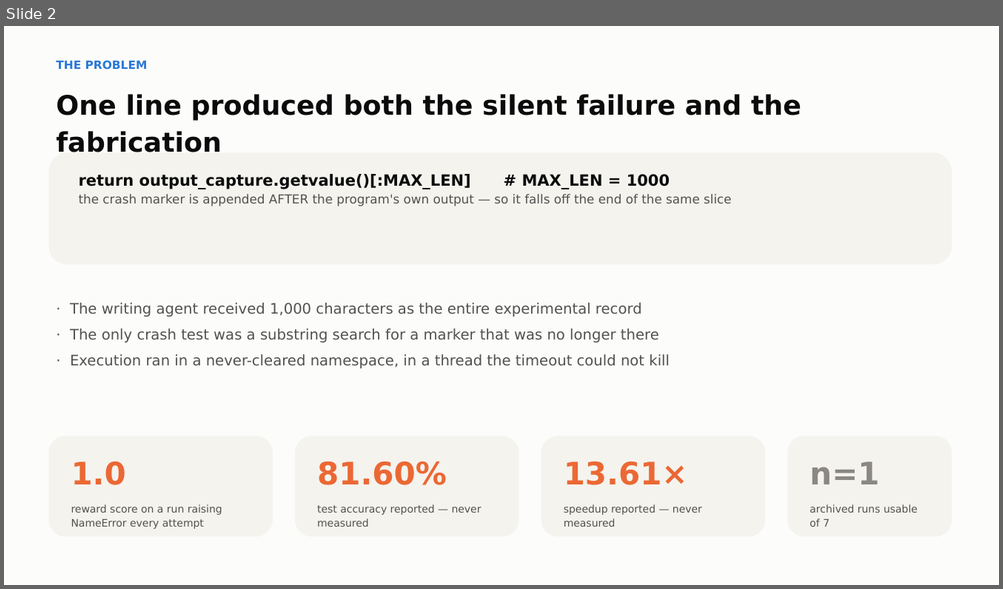
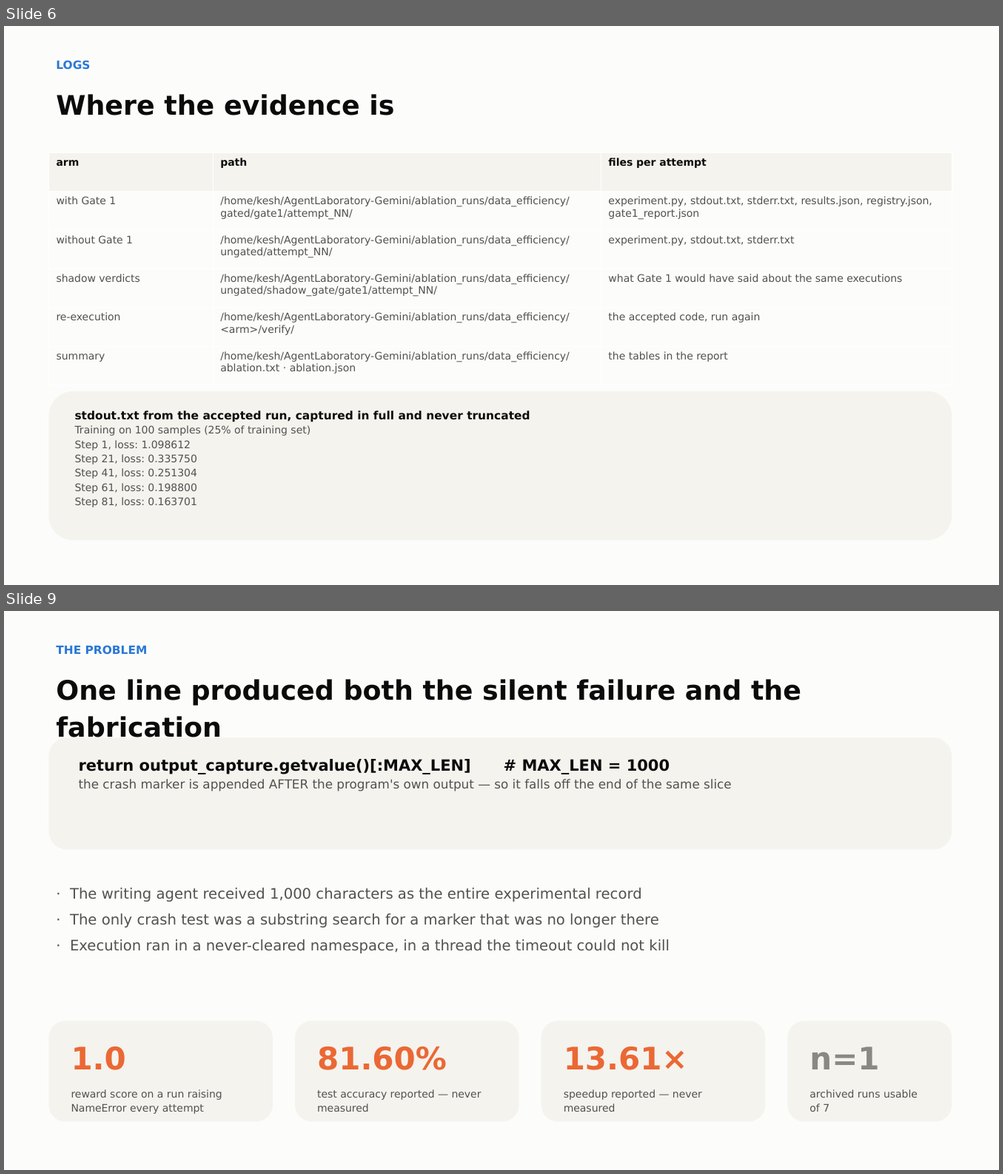
Before and after one commit to bananatruck/gates, a slide deck: reports/GATE1_DECK.pptx. Shown one above the other, each under a label of ours: slide 2 before the commit, slides 6 and 9 after it; the slides between them are not shown. The pictures are 1003x589 and 1003x1174 pixels, drawn with LibreOffice and Linux fonts; fonts in the diff are those of the drawing. Boxes give left, top, right and bottom in pixels: in the first picture for what was removed or moved away, otherwise in the second. Text is boxed around its words. In the diff, an @@ line names an element or a change of style, - is before the commit and + after.

```diff
--- a/reports/GATE1_DECK.pptx
+++ b/reports/GATE1_DECK.pptx
@@ slide 6 added at bbox=[4, 26, 999, 585], background #FCFCFB @@
@@ text added at bbox=[56, 60, 90, 70], 11 pt, text #2A78D6, bold @@
+LOGS
@@ text added at bbox=[56, 94, 394, 116], 26 pt, text #0B0B0B, bold @@
+Where the evidence is
@@ table added at bbox=[48, 153, 951, 386], 6 rows, 3 columns @@
+arm | path | files per attempt
+with Gate 1 | /home/kesh/AgentLaboratory-Gemini/ablation_runs/data_efficiency/gated/gate1/attempt_NN/ | experiment.py, stdout.txt, stderr.txt, results.json, registry.json, gate1_report.json
+without Gate 1 | /home/kesh/AgentLaboratory-Gemini/ablation_runs/data_efficiency/ungated/attempt_NN/ | experiment.py, stdout.txt, stderr.txt
+shadow verdicts | /home/kesh/AgentLaboratory-Gemini/ablation_runs/data_efficiency/ungated/shadow_gate/gate1/attempt_NN/ | what Gate 1 would have said about the same executions
+re-execution | /home/kesh/AgentLaboratory-Gemini/ablation_runs/data_efficiency/<arm>/verify/ | the accepted code, run again
+summary | /home/kesh/AgentLaboratory-Gemini/ablation_runs/data_efficiency/ablation.txt · ablation.json | the tables in the report
@@ rounded rectangle added at bbox=[48, 392, 951, 541], fill #F4F3EE @@
@@ text added at bbox=[75, 411, 529, 508], 10 pt, text #52514E @@
+stdout.txt from the accepted run, captured in full and never truncated
+Training on 100 samples (25% of training set)
+Step 1, loss: 1.098612
+Step 21, loss: 0.335750
+Step 41, loss: 0.251304
+Step 61, loss: 0.198800
+Step 81, loss: 0.163701
@@ what was slide 2 is now slide 9 @@
```
Also in this commit, not shown: 1 slide changed, 6 other slides added, 11 other files.
